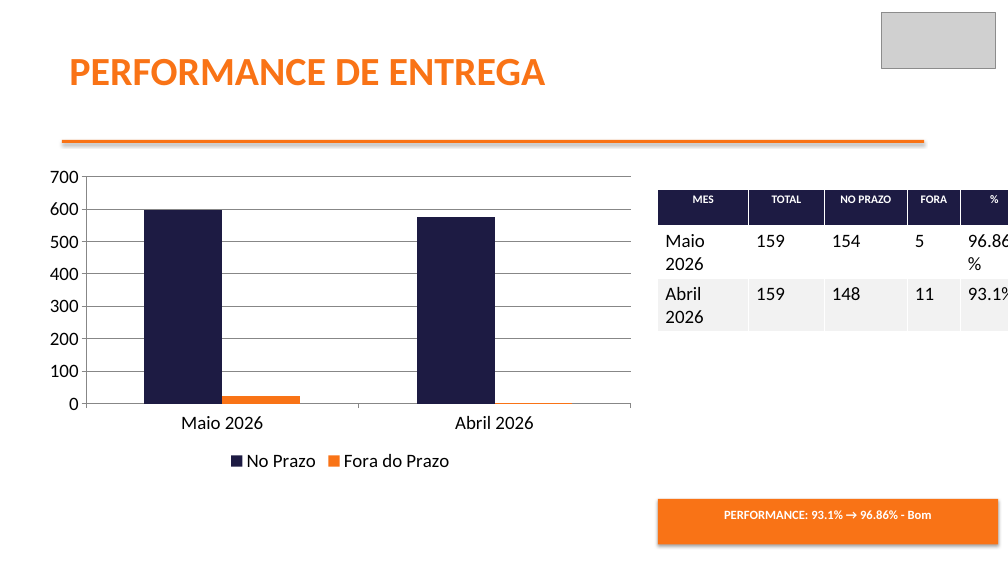
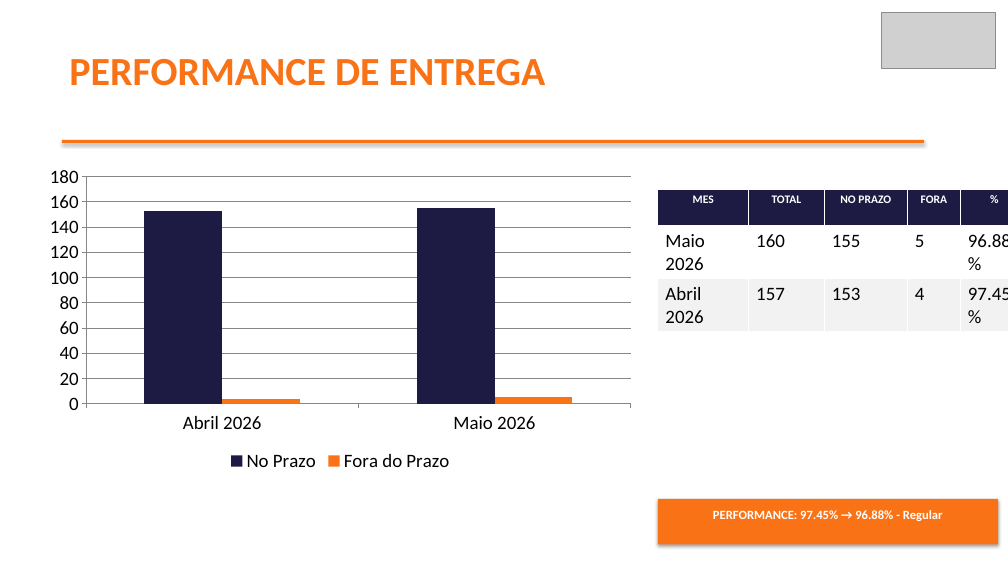
Before and after one commit to brendaelicia-sketch/PortoEX, a slide deck: slide 3 of pptx/maio_2026/PORTOEXPRESS_LOGISTICA_LTDA.pptx. Drawn at 1008x567 pixels with LibreOffice and Linux fonts; fonts in the diff are those of the drawing; grey boxes stand for pictures. Boxes give left, top, right and bottom in pixels: in the first picture for what was removed or moved away, otherwise in the second. Text is boxed around its words. In the diff, an @@ line names an element or a change of style, - is before the commit and + after.

```diff
--- a/pptx/maio_2026/PORTOEXPRESS_LOGISTICA_LTDA.pptx
+++ b/pptx/maio_2026/PORTOEXPRESS_LOGISTICA_LTDA.pptx
@@ column chart at (38,159,643,476) @@
-categories: Maio 2026, Abril 2026
+categories: Abril 2026, Maio 2026
-No Prazo: 600, 580
+No Prazo: 153, 155
-Fora do Prazo: 20, 0
+Fora do Prazo: 4, 5
@@ table at (658,189,1008,327) @@
-row 2: Maio 2026 | 159 | 154 | 5 | 96.86%
+row 2: Maio 2026 | 160 | 155 | 5 | 96.88%
-row 3: Abril 2026 | 159 | 148 | 11 | 93.1%
+row 3: Abril 2026 | 157 | 153 | 4 | 97.45%
@@ text at (713,510,943,521): text changed @@
-PERFORMANCE: 93.1% → 96.86% - Bom
+PERFORMANCE: 97.45% → 96.88% - Regular
```
Also in this commit, not shown: 4 other slides changed, 1 slide added, 1 slide removed.
